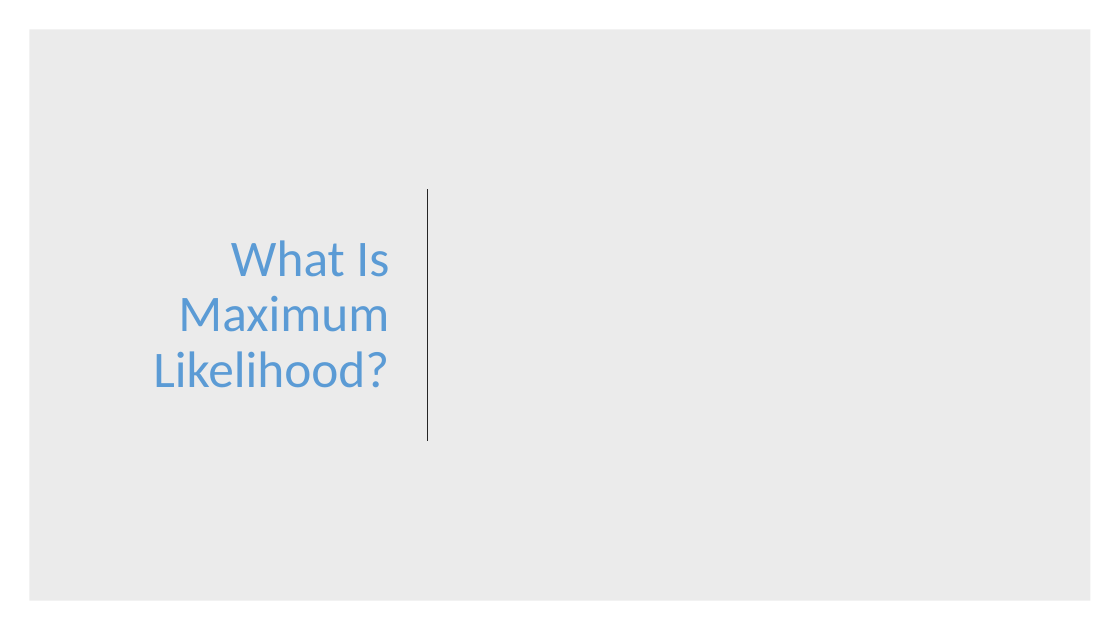
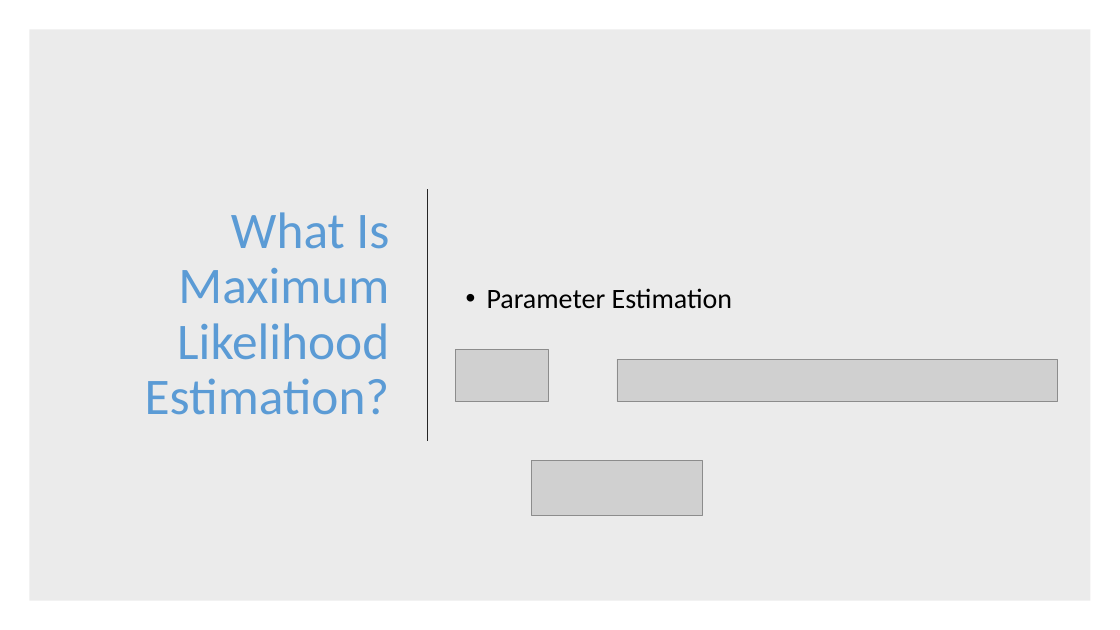
Before and after one commit to ndorilas2014/RMTProject, a slide deck: slide 13 of Presentation(RMT).pptx (slide 8 before the commit). Drawn at 1120x630 pixels with LibreOffice and Linux fonts; fonts in the diff are those of the drawing; grey boxes stand for pictures. Boxes give left, top, right and bottom in pixels: in the first picture for what was removed or moved away, otherwise in the second. Text is boxed around its words. In the diff, an @@ line names an element or a change of style, - is before the commit and + after.

```diff
--- a/Presentation(RMT).pptx
+++ b/Presentation(RMT).pptx
@@ title at <box>145,212,390,415</box>: text changed @@
-What Is Maximum Likelihood?
+What Is Maximum Likelihood Estimation?
@@ text added at <box>487,288,732,309</box>, 24 pt, text #000000 @@
+• Parameter Estimation
@@ picture added at <box>455,350,549,402</box> @@
@@ picture added at <box>618,360,1059,402</box> @@
@@ picture added at <box>532,460,702,516</box> @@
```
Also in this commit, not shown: 5 other slides changed, 13 slides added, 2 slides removed, 17 other files.
